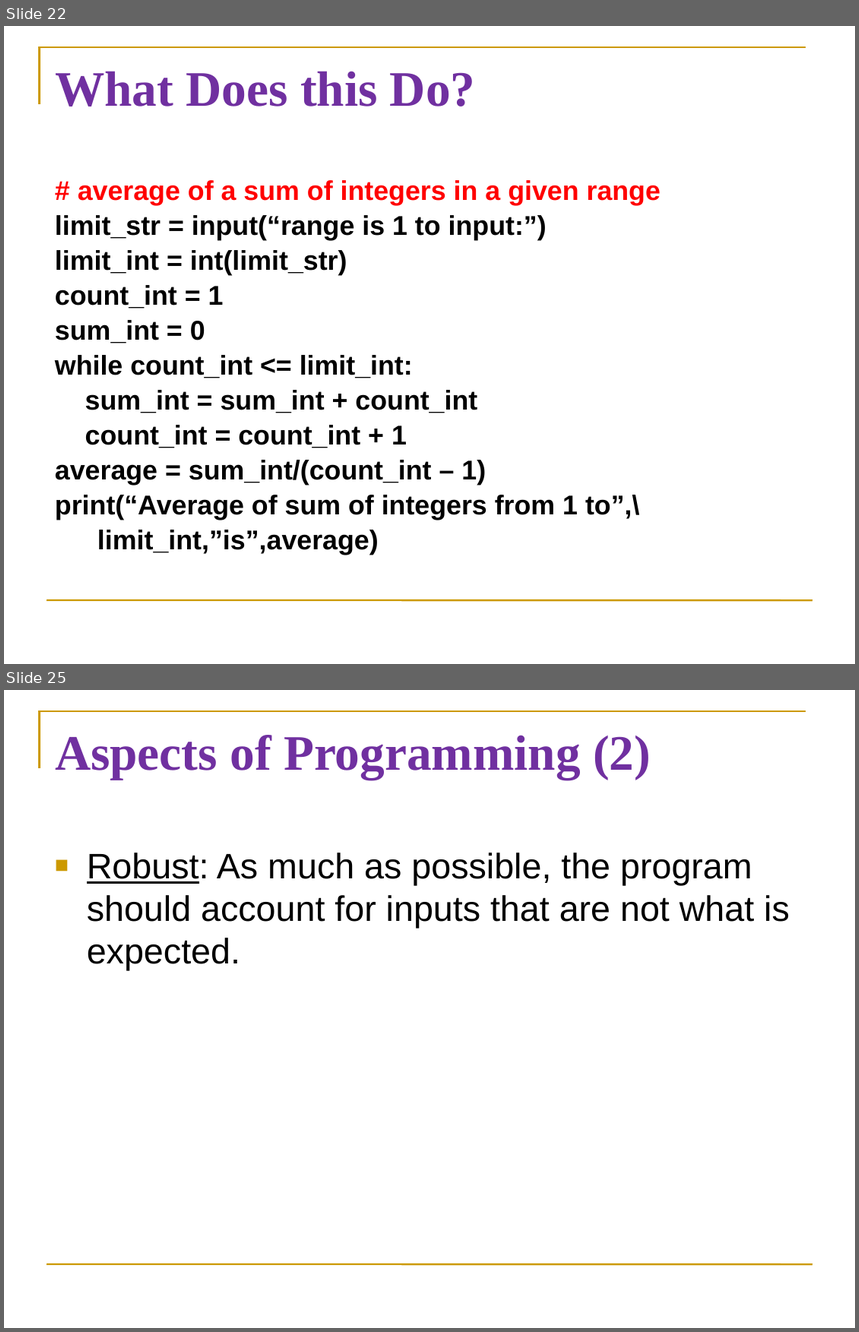
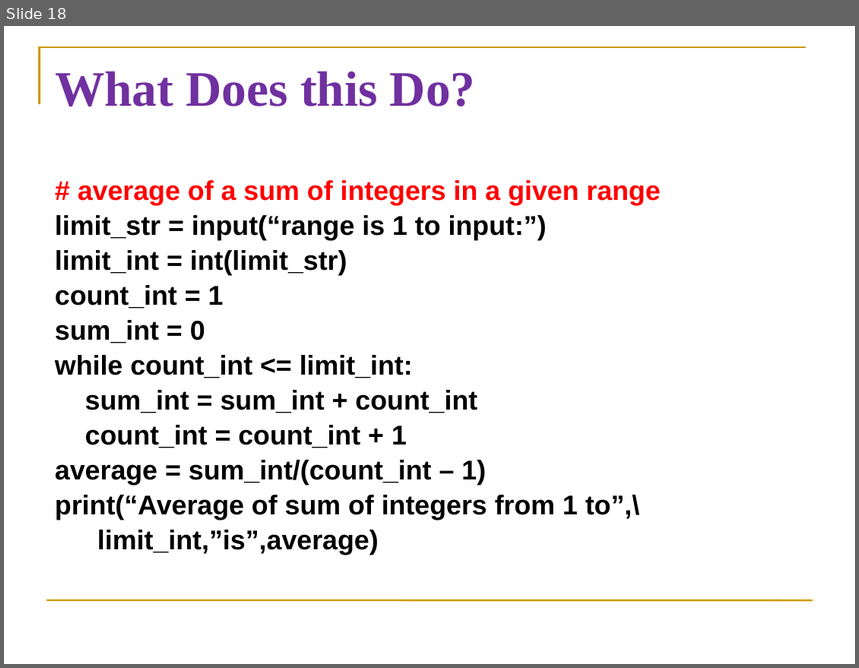
Before and after one commit to diesburg/cs1510_sp26, a slide deck: sessions/s14/s14.ppt. Shown one above the other, each under a label of ours: slides 22 and 25 before the commit, slide 18 after it; the slides between them are not shown. The pictures are 859x1332 and 859x668 pixels, drawn with LibreOffice and Linux fonts; fonts in the diff are those of the drawing. Boxes give left, top, right and bottom in pixels: in the first picture for what was removed or moved away, otherwise in the second. Text is boxed around its words. In the diff, an @@ line names an element or a change of style, - is before the commit and + after.

```diff
--- a/sessions/s14/s14.ppt
+++ b/sessions/s14/s14.ppt
@@ slide 25 removed at [4, 690, 855, 1328], background #FFFFFF; not listed: 2 template elements that a slide beside it also shows @@
@@ title removed at [55, 735, 651, 779] @@
-Aspects of Programming (2)
@@ text removed at [87, 853, 790, 970] @@
-■ Robust: As much as possible, the program should account for inputs that are not what is expected.
@@ what was slide 22 is now slide 18 @@
```
Also in this commit, not shown: 2 slides changed, 3 slides added, 22 other slides removed, 2 other files.
